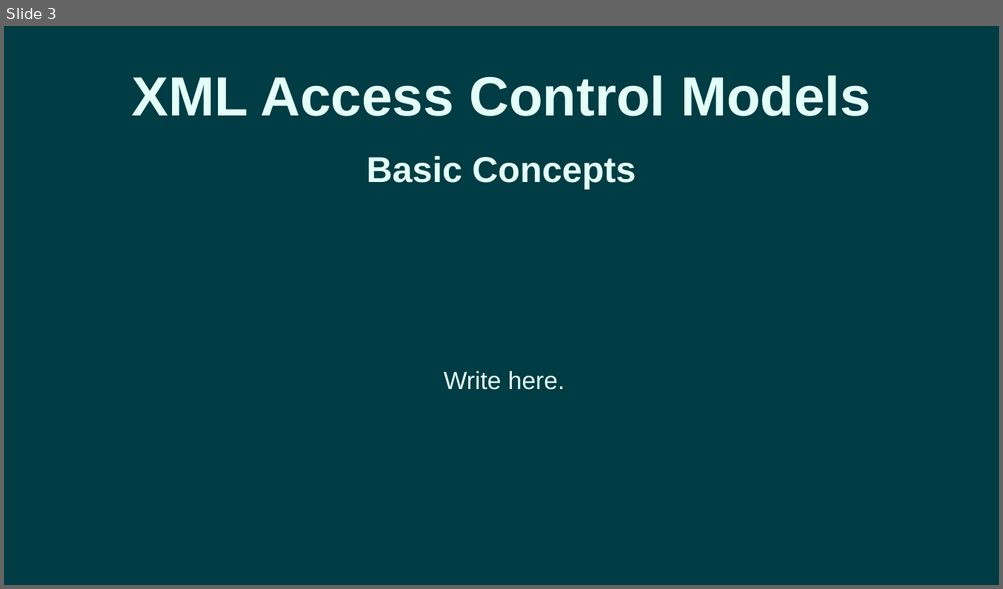
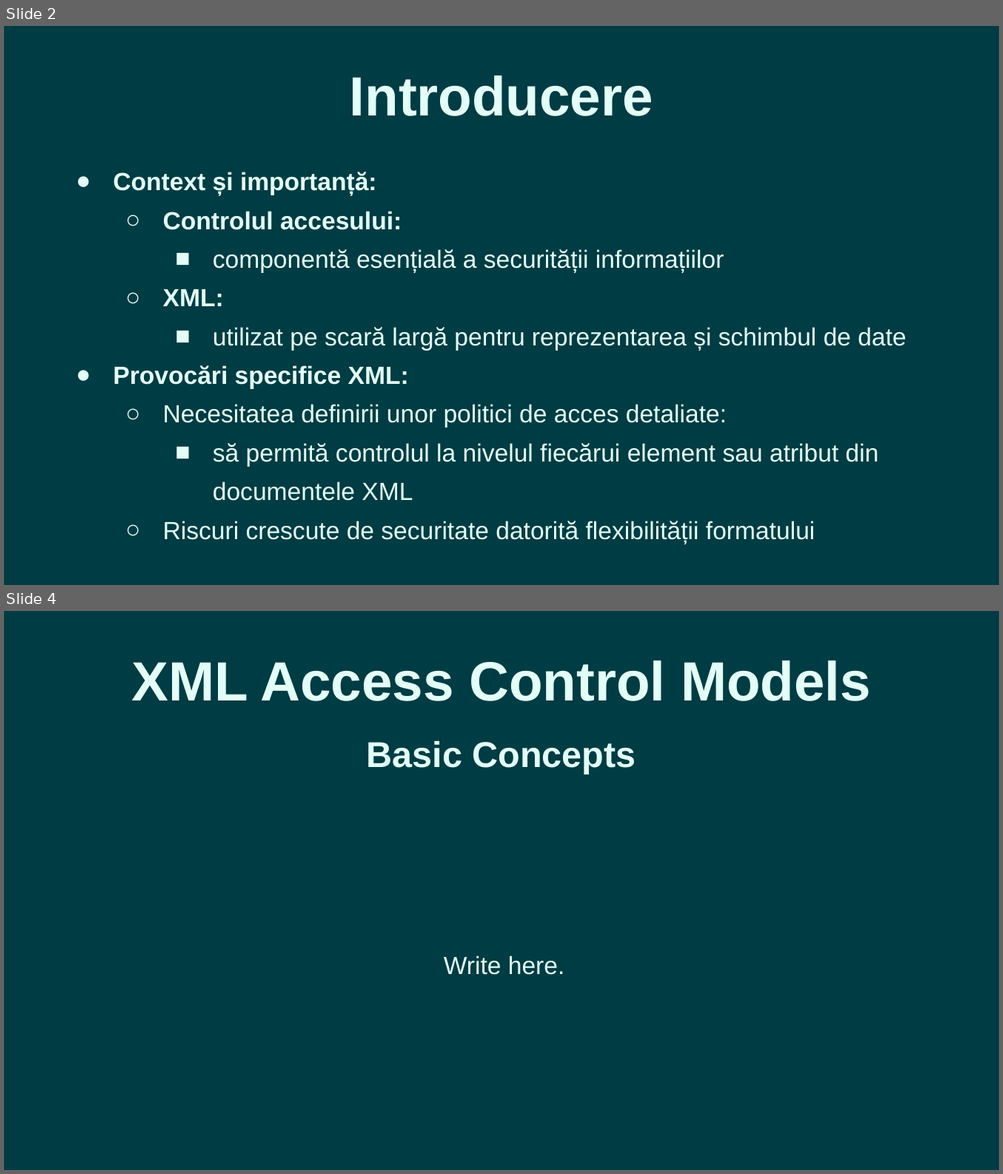
Before and after one commit to romantudorofficial/University_InformationSecurity, a slide deck: Access Control for XML - Presentation.pptx. Shown one above the other, each under a label of ours: slide 3 before the commit, slides 2 and 4 after it; the slides between them are not shown. The pictures are 1003x589 and 1003x1174 pixels, drawn with LibreOffice and Linux fonts; fonts in the diff are those of the drawing. Boxes give left, top, right and bottom in pixels: in the first picture for what was removed or moved away, otherwise in the second. Text is boxed around its words. In the diff, an @@ line names an element or a change of style, - is before the commit and + after.

```diff
--- a/Access Control for XML - Presentation.pptx
+++ b/Access Control for XML - Presentation.pptx
@@ slide 2 added at (4,26,999,585), background #003C43 @@
@@ text added at (350,76,653,116), 40 pt, text #E3FEF7, bold @@
+Introducere
@@ text added at (113,172,905,544), 18 pt, text #E3FEF7 @@
+● Context și importanță:
+  ○ Controlul accesului:
+    ■ componentă esențială a securității informațiilor
+  ○ XML:
+    ■ utilizat pe scară largă pentru reprezentarea și schimbul de date
+● Provocări specifice XML:
+  ○ Necesitatea definirii unor politici de acces detaliate:
+    ■ să permită controlul la nivelul fiecărui element sau atribut din documentele XML
+  ○ Riscuri crescute de securitate datorită flexibilității formatului
@@ what was slide 3 is now slide 4 @@
```
Also in this commit, not shown: 2 other slides added, 2 slides removed, 3 other files.
